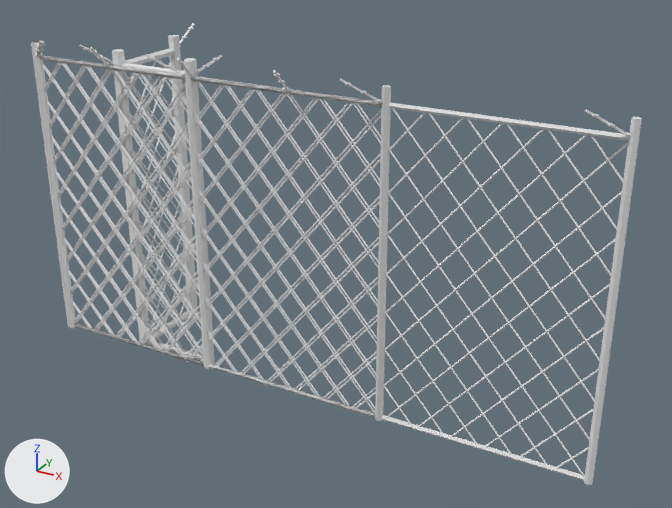
The Blender file Assets/5. Models/BlenderFiles/PROPS/GuardShack_backup.blend: old version first, new version second.
One viewpoint serves both versions: a 50 mm lens placed at (4.07, -4.44, 3.28), pointed at (1.45, 0.33, 0.89). The lights are fixed; the arrows at lower left show +X, +Y and +Z. The picture after the commit comes second.

Objects in the first picture: 'CycloneFence_1m', 'CycloneFence_2m', 'CycloneFence_3m', 'CycloneFence_Corner'.
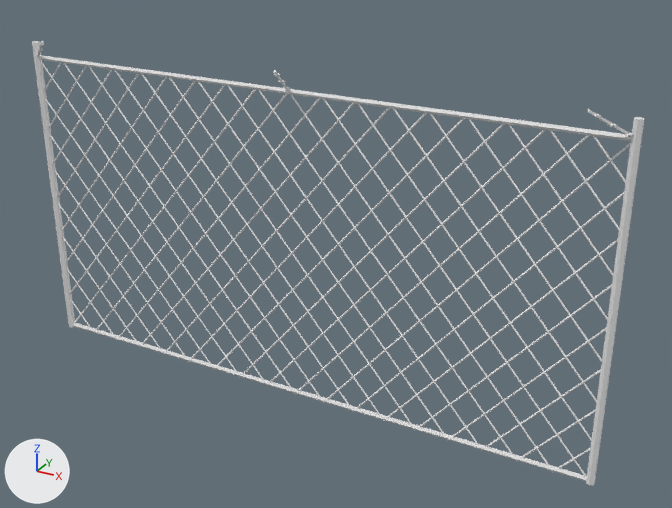
Location of each change, (x1, y1, x2, y2) in pixels of the pictures (672 x 508 px; the box of a moved part takes in the faces that stretch with it):
```json
{"object": "CycloneFence_3m", "change": "reshaped", "before": [34, 41, 642, 485], "after": [32, 41, 645, 485]}
{"object": "CycloneFence_2m", "change": "hidden", "before": [32, 41, 391, 421]}
{"object": "CycloneFence_1m", "change": "hidden", "before": [31, 41, 211, 369]}
{"object": "CycloneFence_Corner", "change": "hidden", "before": [79, 23, 222, 364]}
{"part": 1, "of": "me_cylinder_22537", "change": "moved or reshaped", "before": [584, 117, 642, 485], "after": [586, 117, 645, 485]}
{"part": 2, "of": "me_cylinder_22537", "change": "moved or reshaped", "before": [383, 108, 631, 477], "after": [384, 108, 633, 477]}
```

Edits to the scene script, one JSON object a line:
```json
{"block": "me_cylinder_22537", "where": "# used by ob_cyclonefence_3m; location = (0.0, 0.0, 0.0)"}
{"op": "remove", "block": "me_cylinder_22537", "code": "me_cylinder_22537.from_pydata(...)  # 2592 vertices, 2138 faces; spans x -0.62..3.27, y -0.15..0.03, z 0.0..2.15"}
{"op": "add", "block": "me_cylinder_22537", "code": "me_cylinder_22537.from_pydata(...)  # 2592 vertices, 2138 faces; spans x -0.63..3.28, y -0.15..0.03, z 0.0..2.15"}
{"block": "me_cylinder_22537", "change": "me_cylinder_22537 part 1: the loose piece of 12 vertices spanning x 3.23..3.27, y -0.03..0.03, z 0.0..2.1 is moved by (0.01, 0.0, 0.0)"}
{"block": "me_cylinder_22537", "change": "me_cylinder_22537 part 2: 700 of the vertices in x 2.18..3.25, y -0.15..0.01, z 0.0..2.15 are scaled about their middle by (1.01, 1, 1)"}
{"block": "me_cylinder_22537", "change": "other edits to the shape of me_cylinder_22537 do not show in these pictures"}
{"op": "add", "block": "ob_cyclonefence_1m", "code": "ob_cyclonefence_1m.hide_set(True)"}
{"op": "add", "block": "ob_cyclonefence_2m", "code": "ob_cyclonefence_2m.hide_set(True)"}
{"op": "add", "block": "ob_cyclonefence_corner", "code": "ob_cyclonefence_corner.hide_set(True)"}
```
